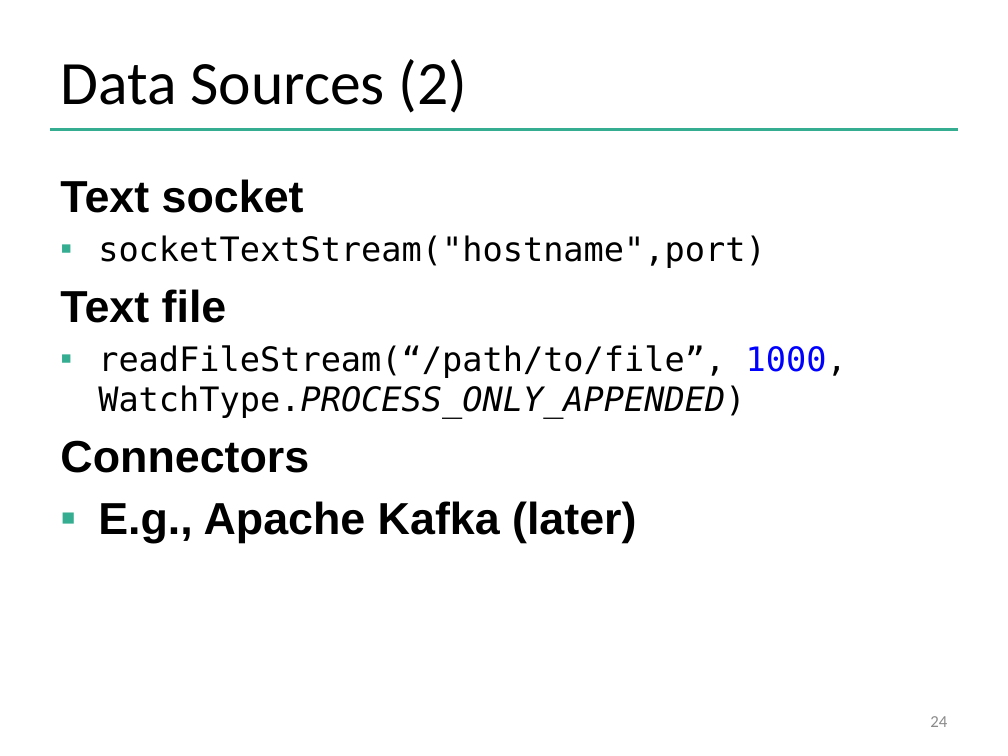
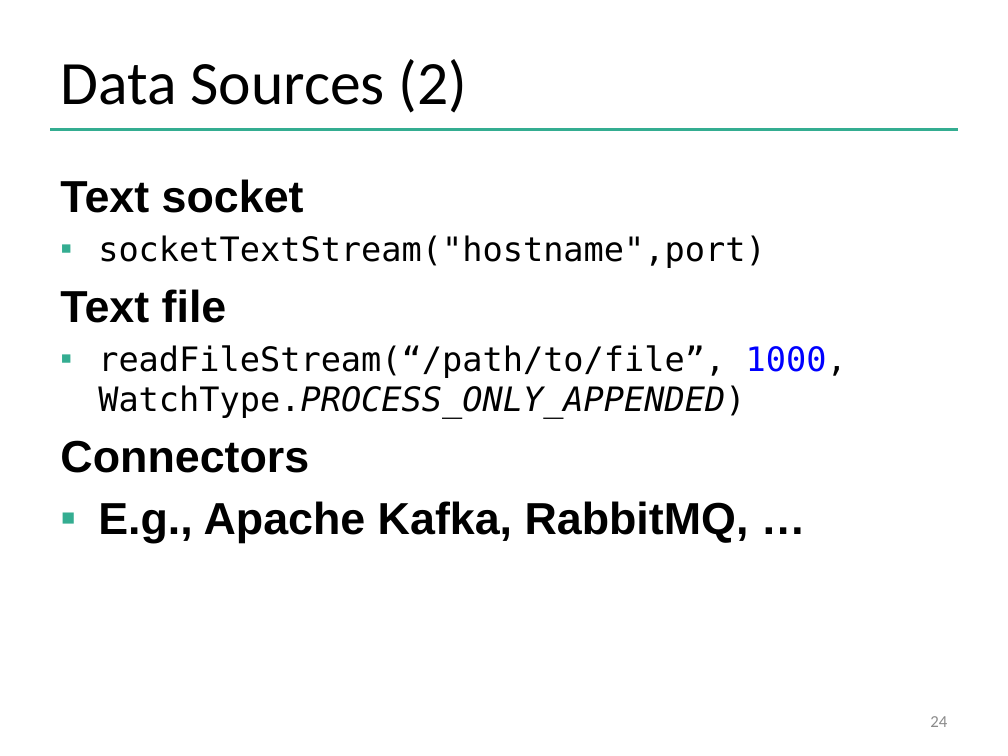
Before and after one commit to dataArtisans/flink-training-web, a slide deck: slide 24 of slides/flink_stream_basics.pptx. Drawn at 1008x756 pixels with LibreOffice and Linux fonts; fonts in the diff are those of the drawing; background and template pictures are left out. Boxes give left, top, right and bottom in pixels: in the first picture for what was removed or moved away, otherwise in the second. Text is boxed around its words. In the diff, an @@ line names an element or a change of style, - is before the commit and + after.

Commit message:
Updated DataStream slides and moved Kafka from Basic to Advanced

```diff
--- a/slides/flink_stream_basics.pptx
+++ b/slides/flink_stream_basics.pptx
@@ text at box(98, 501, 749, 543): text changed @@
-▪ E.g., Apache Kafka (later)
+▪ E.g., Apache Kafka, RabbitMQ, …
```
Also in this commit, not shown: 3 other slides changed, 4 slides removed, 3 other files.
